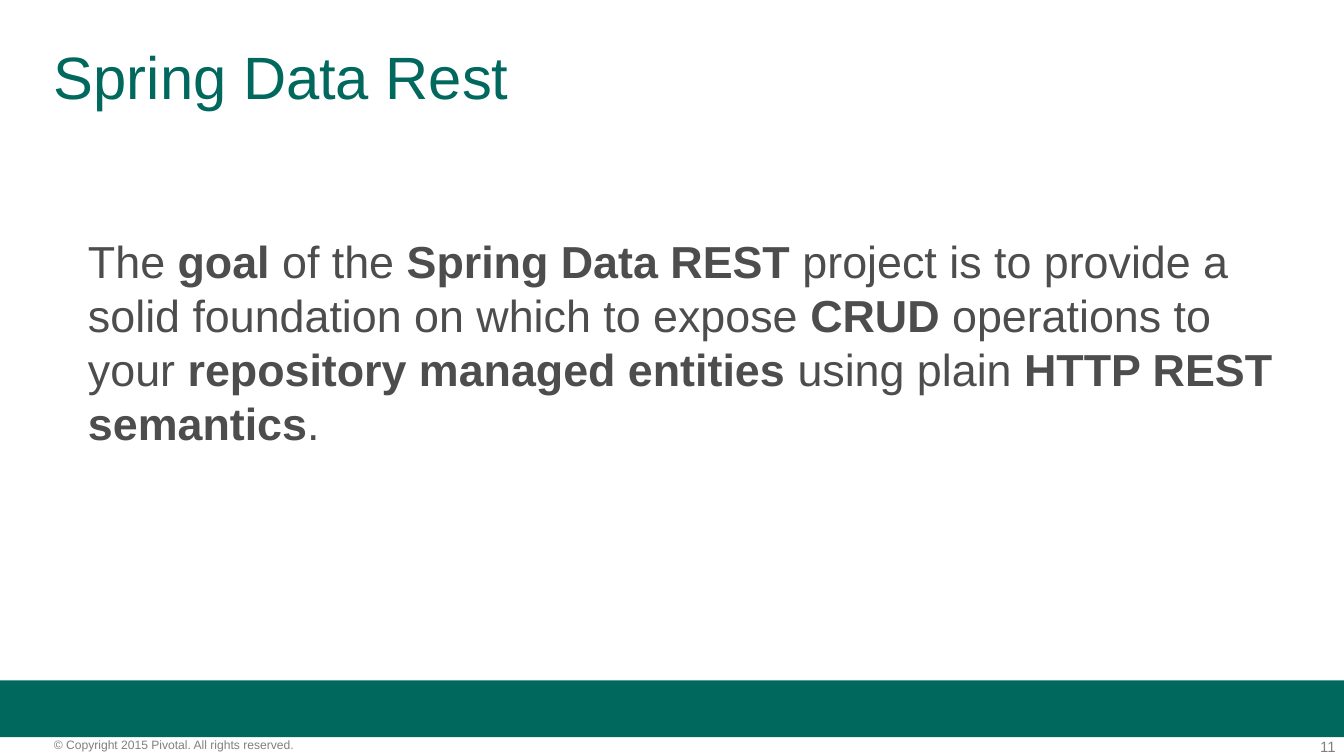
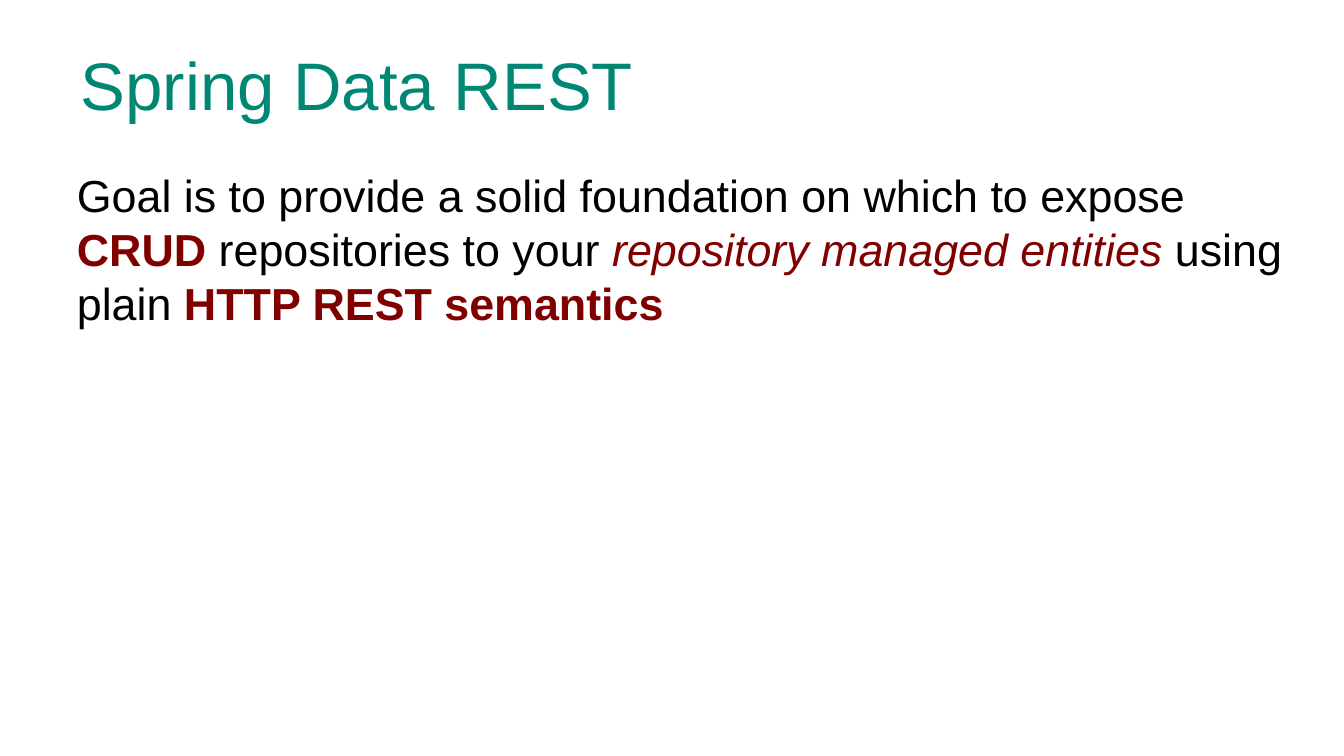
Before and after one commit to phopper-pivotal/PCF-Workshop-Carfax, a slide deck: slide 11 of presentations/5-Spring_Data_REST.pptx. Drawn at 1344x756 pixels with LibreOffice and Linux fonts; fonts in the diff are those of the drawing; background and template pictures are left out. Boxes give left, top, right and bottom in pixels: in the first picture for what was removed or moved away, otherwise in the second. Text is boxed around its words. In the diff, an @@ line names an element or a change of style, - is before the commit and + after.

```diff
--- a/presentations/5-Spring_Data_REST.pptx
+++ b/presentations/5-Spring_Data_REST.pptx
@@ title at [81, 61, 633, 123]: text changed; size 32 to 36 pt; text colour #00685D to #008774 @@
-Spring Data Rest
+Spring Data REST
@@ text at [77, 179, 1282, 329]: text changed; text colour #4D4D4D to #000000 @@
-The goal of the Spring Data REST project is to provide a solid foundation on which to expose CRUD operations to your repository managed entities using plain HTTP REST semantics.
+Goal is to provide a solid foundation on which to expose CRUD repositories to your repository managed entities using plain HTTP REST semantics
@@ rectangle removed at [0, 680, 1344, 737] @@
@@ text removed at [66, 740, 293, 752] @@
-© Copyright 2015 Pivotal. All rights reserved.
@@ page number removed at [1320, 742, 1336, 752] @@
-11
```
Also in this commit, not shown: 9 other slides changed, 6 slides added, 8 slides removed, 3 other files.
